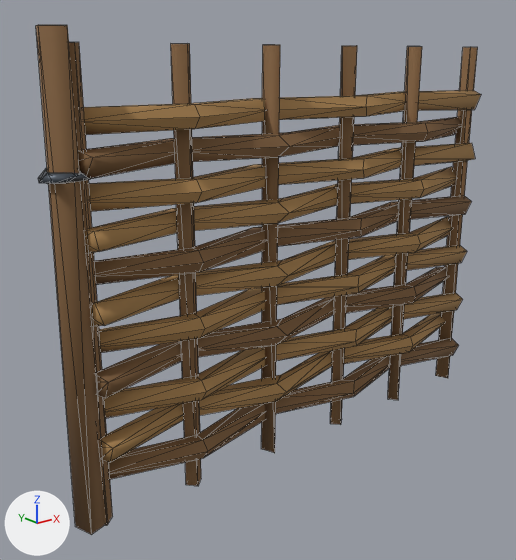
The glTF model assets/raw/models/final/fence-willow-gate.glb as it was, and as the next commit left it.
Before and after are seen from a 50 mm camera at (-0.846, -0.914, 0.703) aimed at (-0.081, 0.043, 0.32). The axes (+X, +Y, +Z) are drawn at lower left. The lights are the same throughout. The older version comes first. Mesh edges are drawn as thin lines. Vertices at exactly the same position are counted once.

Before the edit, the objects in view are built like this:
```python
me_gate = bpy.data.meshes.new('gate')
me_gate.from_pydata(...)  # 426 vertices, 776 faces; spans x -0.035..0.895, y -0.045..0.045, z 0.0..0.74
# faces by material slot: [320, 424, 32]
me_gate.materials.append(mat_pal_willowdark)  # brown #7e5d3a
me_gate.materials.append(mat_pal_willow)  # brown #a9824f
me_gate.materials.append(mat_pal_iron)  # greyish blue #4e555e
ob_gate = bpy.data.objects.new('gate', me_gate)
ob_gate.location = (-0.45, 0.0, 0.0)
```
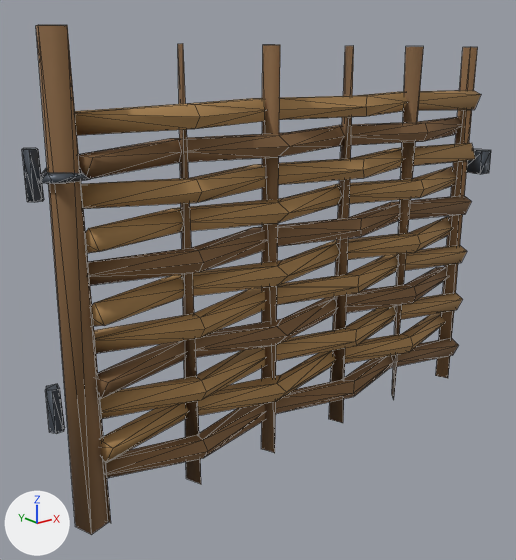
What the commit changed:
me_gate is used by ob_gate; location (-0.45, 0.0, 0.0).
me_gate had 426 vertices, 776 faces and spanned x -0.035..0.895, y -0.045..0.045, z 0.0..0.74.
me_gate now has 401 vertices, 726 faces and spans x -0.035..0.895, y -0.045..0.045, z 0.0..0.74.
me_gate part 1: the loose piece of 8 vertices spanning x 0.004..0.036, y -0.016..0.016, z 0.0..0.72 is rebuilt with 4 vertices and now spans x 0.015..0.025, y -0.015..0.015, z 0.0..0.72.
me_gate part 2: the loose piece of 8 vertices spanning x 0.176..0.208, y -0.016..0.016, z 0.0..0.72 is rebuilt with 4 vertices and now spans x 0.187..0.197, y -0.015..0.015, z 0.0..0.72.
me_gate part 3: the loose piece of 8 vertices spanning x 0.52..0.552, y -0.016..0.016, z 0.0..0.72 is rebuilt with 4 vertices and now spans x 0.531..0.541, y -0.015..0.015, z 0.0..0.72.
me_gate part 4: the loose piece of 8 vertices spanning x 0.692..0.724, y -0.016..0.016, z 0.0..0.72 is rebuilt with 4 vertices and now spans x 0.697..0.719, y -0.012..0.012, z 0.0..0.72.
Part 5, on me_gate:
10 vertices are removed from x 0.014..0.023, y -0.031..0.031, z 0.063..0.313.
35 faces are deleted.
5 vertices are added at (0.02, 0.023, 0.059), (0.014, -0.004, 0.253), (0.02, -0.023, 0.221), (0.02, -0.023, 0.113), (0.014, 0.004, 0.307).
14 new faces join them, mat_pal_willowdark (brown #7e5d3a).
11 new faces join them, mat_pal_willow (brown #a9824f).
Part 6, on me_gate:
8 vertices are removed from x 0.014..0.023, y -0.031..0.012, z 0.475..0.637.
31 faces are deleted.
4 vertices are added at (0.014, -0.004, 0.577), (0.02, -0.023, 0.479), (0.014, 0.004, 0.501), (0.014, 0.004, 0.631).
6 new faces join them, mat_pal_willowdark (brown #7e5d3a).
17 new faces join them, mat_pal_willow (brown #a9824f).
Mesh me_frame is new.
It has 30 vertices, 48 faces and spans x -0.492..0.486, y -0.034..0.04, z 0.165..0.585.
It uses material mat_pal_iron (greyish blue #4e555e).
Object 'frame' (ob_frame) is new; it shows me_frame.
Its location is (0.0, 0.0, 0.0).

What differs and where, as boxes [x1, y1, x2, y2] in the pictures (516 x 560 px; the box of a moved part takes in the faces that stretch with it):
'frame', added: after [22, 148, 491, 433]
part 1 of me_gate, rebuilt: before [69, 42, 112, 525]; after [71, 73, 111, 523]
part 2 of me_gate, rebuilt (23% narrower): before [171, 44, 201, 486]; after [178, 44, 201, 484]
part 3 of me_gate, rebuilt (7% narrower): before [330, 46, 357, 424]; after [329, 46, 354, 423]
part 4 of me_gate, rebuilt: before [388, 47, 422, 400]; after [392, 47, 424, 399]
part 5 of me_gate, moved or reshaped: before [96, 314, 205, 479]; after [94, 314, 205, 478]
part 6 of me_gate, moved or reshaped: before [78, 104, 202, 252]; after [75, 104, 202, 252]
